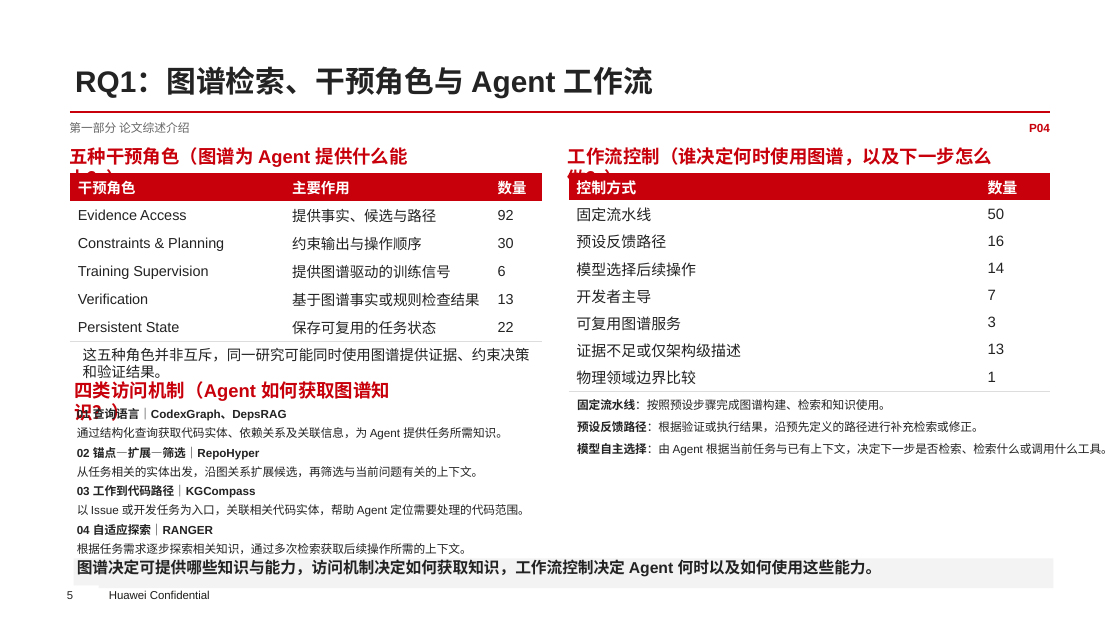
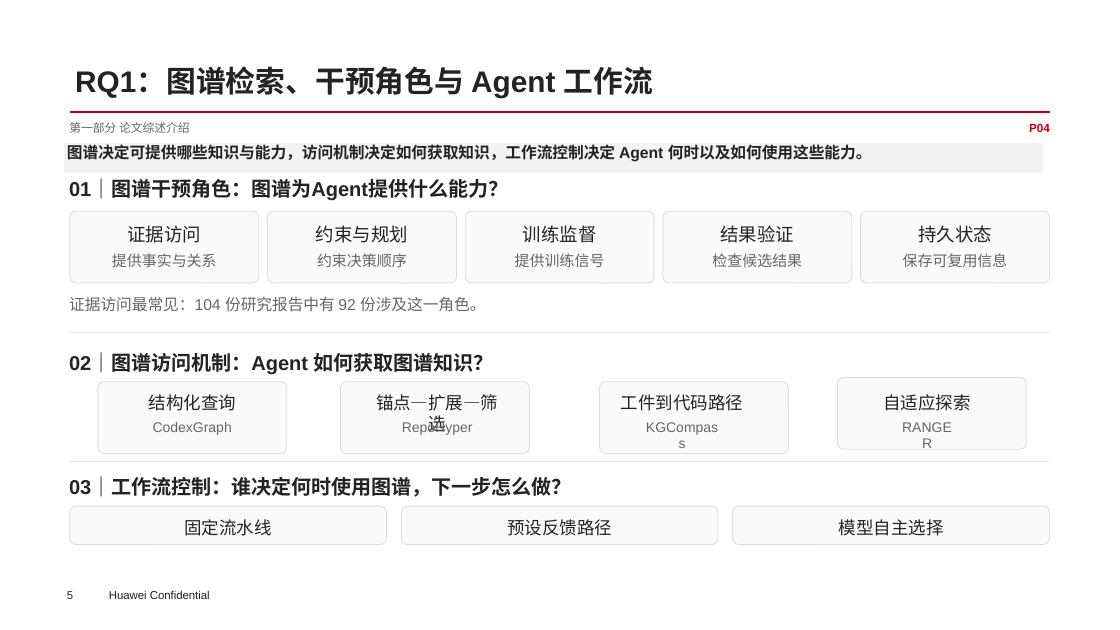
Before and after one commit to ichab/rk8s, a slide deck: slide 5 of 面向Agent软件工程的知识图谱研究综述与技术洞察.pptx. Drawn at 1120x630 pixels with LibreOffice and Linux fonts; fonts in the diff are those of the drawing; background and template pictures are left out. Boxes give left, top, right and bottom in pixels: in the first picture for what was removed or moved away, otherwise in the second. Text is boxed around its words. In the diff, an @@ line names an element or a change of style, - is before the commit and + after.

```diff
--- a/面向Agent软件工程的知识图谱研究综述与技术洞察.pptx
+++ b/面向Agent软件工程的知识图谱研究综述与技术洞察.pptx
@@ rectangle: place and size @@
-rectangle at (74, 558, 1054, 588)
+rectangle at (64, 144, 1044, 173)
@@ text "图谱决定可提供哪些知识与能力，访问机制决定如何获取知识，工作流控制决定 Agent 何时以及如何使用这些能力。": place and size @@
-text "图谱决定可提供哪些知识与能力，访问机制决定如何获取知识，工作流控制决定 Agent 何时以及如何使用这些能力。" at (77, 559, 882, 577)
+text "图谱决定可提供哪些知识与能力，访问机制决定如何获取知识，工作流控制决定 Agent 何时以及如何使用这些能力。" at (67, 144, 872, 162)
@@ table removed at (70, 173, 542, 341), 6 rows, 3 columns @@
-干预角色 | 主要作用 | 数量
-Evidence Access | 提供事实、候选与路径 | 92
-Constraints & Planning | 约束输出与操作顺序 | 30
-Training Supervision | 提供图谱驱动的训练信号 | 6
-Verification | 基于图谱事实或规则检查结果 | 13
-Persistent State | 保存可复用的任务状态 | 22
@@ table removed at (568, 173, 1049, 391), 8 rows, 2 columns @@
-控制方式 | 数量
-固定流水线 | 50
-预设反馈路径 | 16
-模型选择后续操作 | 14
-开发者主导 | 7
-可复用图谱服务 | 3
-证据不足或仅架构级描述 | 13
-物理领域边界比较 | 1
@@ text at (69, 181, 508, 201): text changed; size 15.8 to 17.2 pt; text colour #C7000B to #232323 @@
-五种干预角色（图谱为 Agent 提供什么能力？）
+01｜图谱干预角色：图谱为Agent提供什么能力？
@@ group added at (69, 211, 1049, 312): 11 texts, 5 rounded rectangles @@
+证据访问
+提供事实与关系
+约束与规划
+约束决策顺序
+训练监督
+提供训练信号
+结果验证
+检查候选结果
+持久状态
+保存可复用信息
+证据访问最常见：104 份研究报告中有 92 份涉及这一角色。
@@ text at (69, 353, 494, 375): text changed; size 15.8 to 17.2 pt; text colour #C7000B to #232323 @@
-四类访问机制（Agent 如何获取图谱知识？）
+02｜图谱访问机制：Agent 如何获取图谱知识？
@@ text removed at (83, 348, 530, 382) @@
-这五种角色并非互斥，同一研究可能同时使用图谱提供证据、约束决策和验证结果。
@@ rounded rectangle added at (98, 381, 287, 453), fill #FAFAFA, outline #DDDDDD 0.75 pt @@
@@ rounded rectangle added at (340, 381, 529, 453), fill #FAFAFA, outline #DDDDDD 0.75 pt @@
@@ rounded rectangle added at (599, 381, 788, 453), fill #FAFAFA, outline #DDDDDD 0.75 pt @@
@@ rounded rectangle added at (837, 377, 1026, 448), fill #FAFAFA, outline #DDDDDD 0.75 pt @@
@@ text removed at (77, 406, 529, 554) @@
-01 查询语言｜CodexGraph、DepsRAG
-通过结构化查询获取代码实体、依赖关系及关联信息，为 Agent 提供任务所需知识。
-02 锚点—扩展—筛选｜RepoHyper
-从任务相关的实体出发，沿图关系扩展候选，再筛选与当前问题有关的上下文。
-03 工作到代码路径｜KGCompass
-以 Issue 或开发任务为入口，关联相关代码实体，帮助 Agent 定位需要处理的代码范围。
-04 自适应探索｜RANGER
-根据任务需求逐步探索相关知识，通过多次检索获取后续操作所需的上下文。
@@ text removed at (577, 399, 1113, 456) @@
-固定流水线：按照预设步骤完成图谱构建、检索和知识使用。
-预设反馈路径：根据验证或执行结果，沿预先定义的路径进行补充检索或修正。
-模型自主选择：由 Agent 根据当前任务与已有上下文，决定下一步是否检索、检索什么或调用什么工具。
@@ group added at (70, 332, 1049, 440): 8 texts, 1 freeform shape @@
+结构化查询
+CodexGraph
+锚点—扩展—筛选
+RepoHyper
+工件到代码路径
+KGCompass
+自适应探索
+RANGER
@@ text at (69, 478, 572, 497): text changed; size 15.8 to 17.2 pt; text colour #C7000B to #232323 @@
-工作流控制（谁决定何时使用图谱，以及下一步怎么做？）
+03｜工作流控制：谁决定何时使用图谱，下一步怎么做？
@@ group added at (70, 461, 1049, 545): 3 rounded rectangles, 3 texts, 1 freeform shape @@
+固定流水线
+预设反馈路径
+模型自主选择
```
Also in this commit, not shown: 15 other slides changed.
